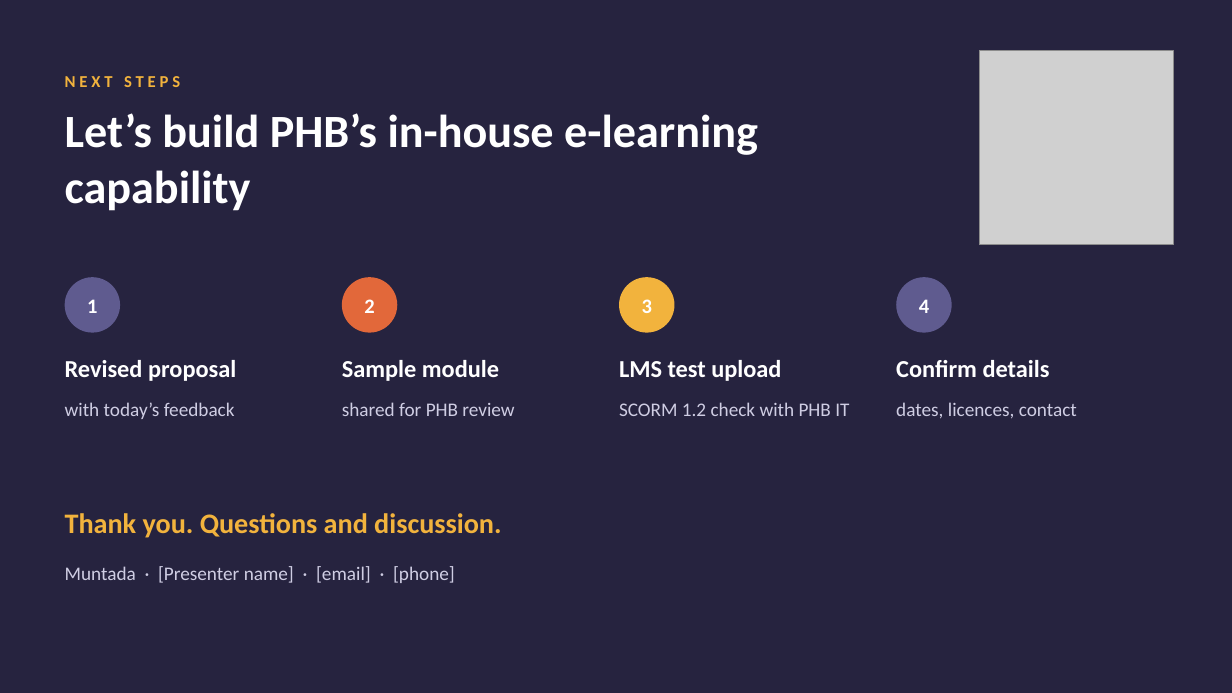
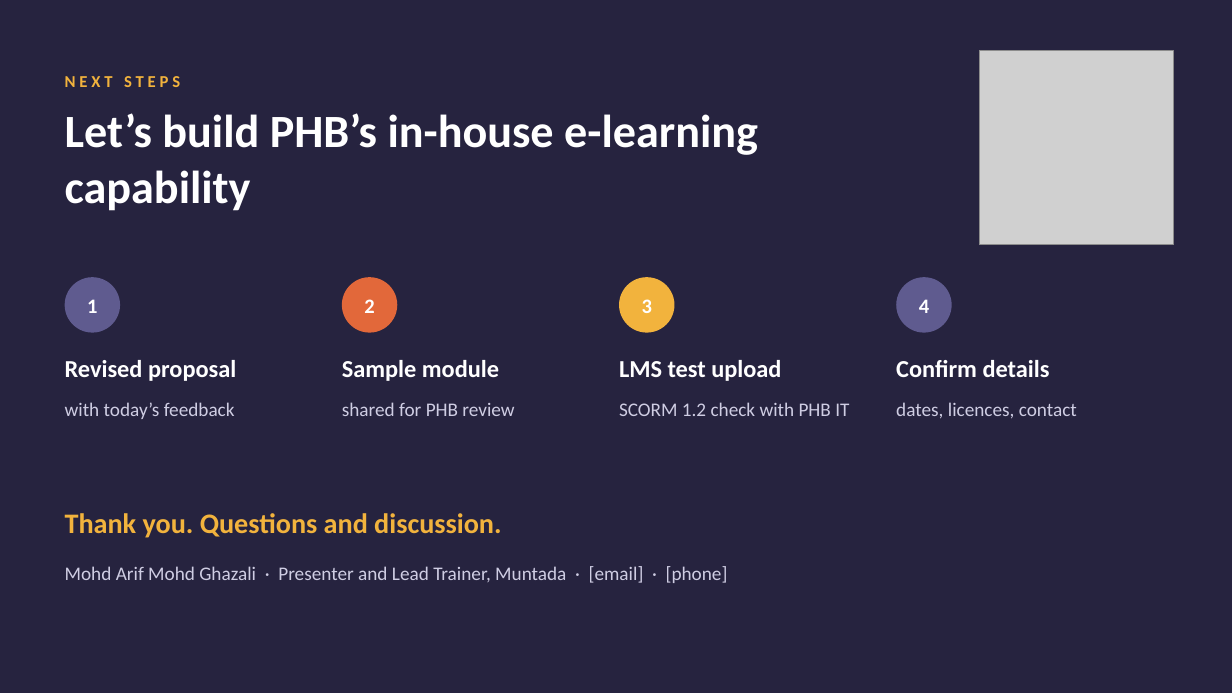
Before and after one commit to muntada8/lms-demo, a slide deck: slide 12 of PHB_E-Module_Proposal_Muntada.pptx. Drawn at 1232x693 pixels with LibreOffice and Linux fonts; fonts in the diff are those of the drawing; grey boxes stand for pictures. Boxes give left, top, right and bottom in pixels: in the first picture for what was removed or moved away, otherwise in the second. Text is boxed around its words. In the diff, an @@ line names an element or a change of style, - is before the commit and + after.

```diff
--- a/PHB_E-Module_Proposal_Muntada.pptx
+++ b/PHB_E-Module_Proposal_Muntada.pptx
@@ text at (65,566,728,583): text changed @@
-Muntada · [Presenter name] · [email] · [phone]
+Mohd Arif Mohd Ghazali · Presenter and Lead Trainer, Muntada · [email] · [phone]
```
